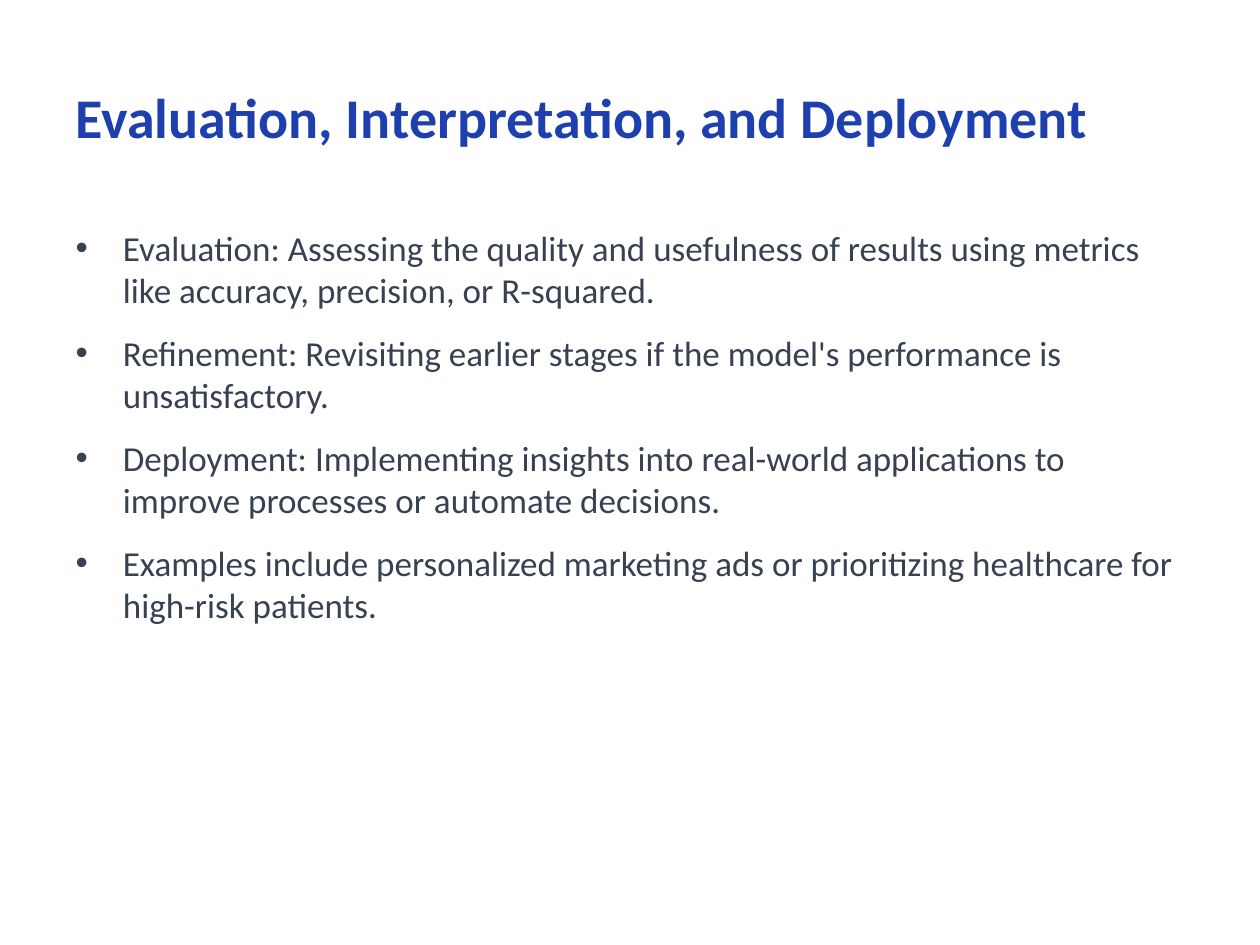
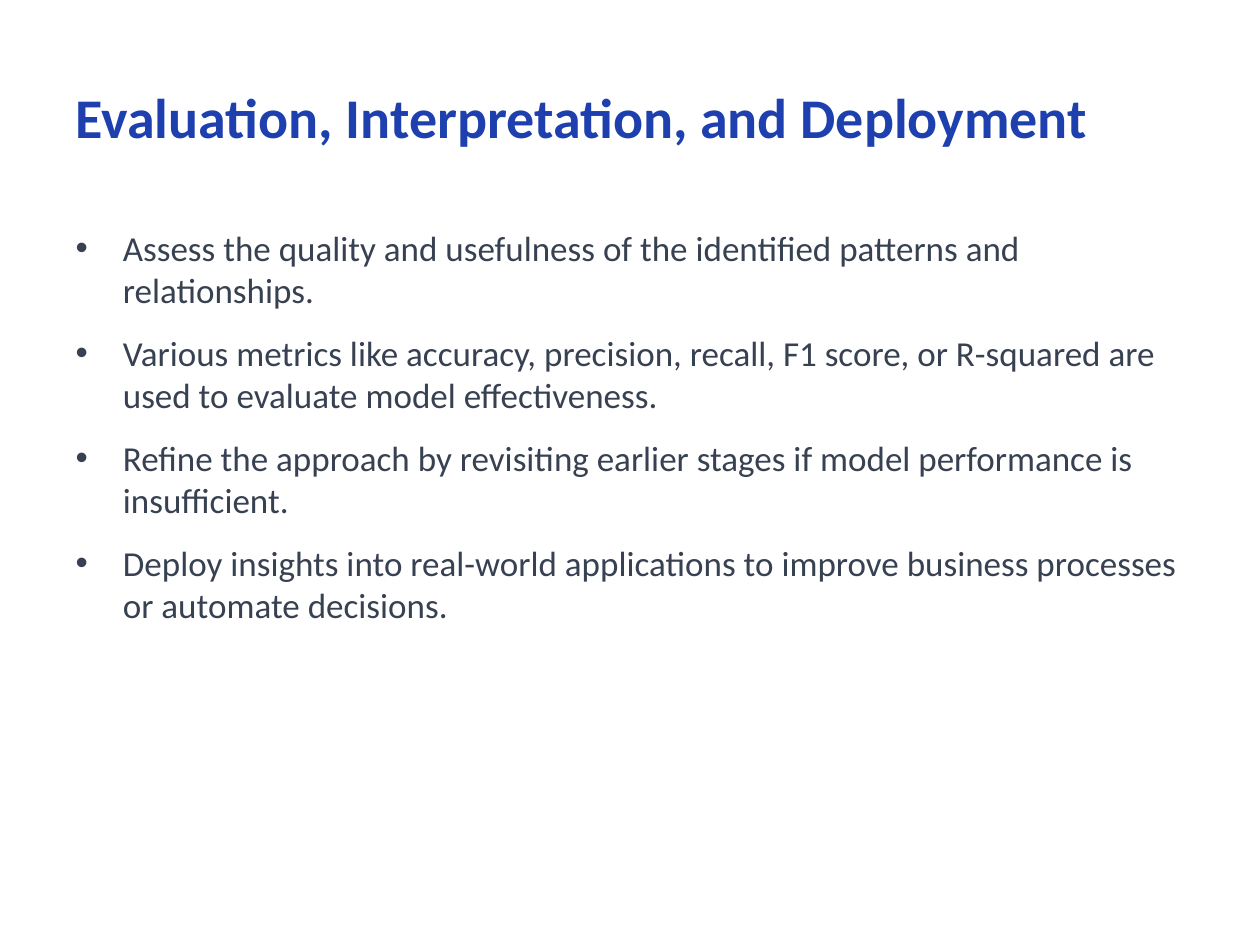
Before and after one commit to CodeByMonil/Lecture-Notes-Processor, a slide deck: slide 8 of outputs/slides/monil_Data-mining.pptx (slide 7 before the commit). Drawn at 1260x945 pixels with LibreOffice and Linux fonts; fonts in the diff are those of the drawing. Boxes give left, top, right and bottom in pixels: in the first picture for what was removed or moved away, otherwise in the second. Text is boxed around its words. In the diff, an @@ line names an element or a change of style, - is before the commit and + after.

```diff
--- a/outputs/slides/monil_Data-mining.pptx
+++ b/outputs/slides/monil_Data-mining.pptx
@@ text at [123,236,1175,619]: text changed @@
-• Evaluation: Assessing the quality and usefulness of results using metrics like accuracy, precision, or R-squared.
-• Refinement: Revisiting earlier stages if the model's performance is unsatisfactory.
-• Deployment: Implementing insights into real-world applications to improve processes or automate decisions.
-• Examples include personalized marketing ads or prioritizing healthcare for high-risk patients.
+• Assess the quality and usefulness of the identified patterns and relationships.
+• Various metrics like accuracy, precision, recall, F1 score, or R-squared are used to evaluate model effectiveness.
+• Refine the approach by revisiting earlier stages if model performance is insufficient.
+• Deploy insights into real-world applications to improve business processes or automate decisions.
```
Also in this commit, not shown: 8 other slides changed, 1 slide added, 1 slide removed, 16 other files.
